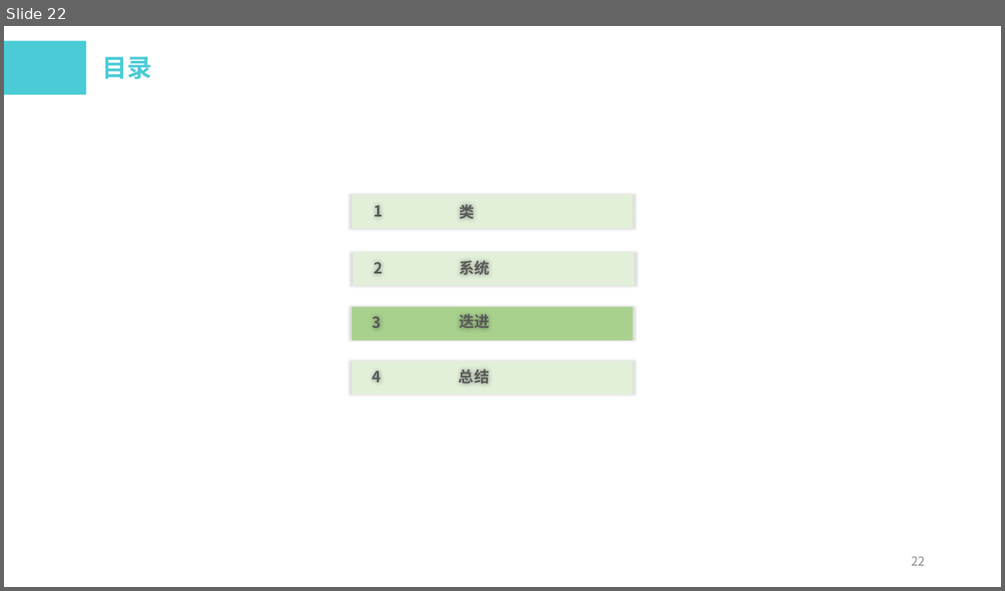
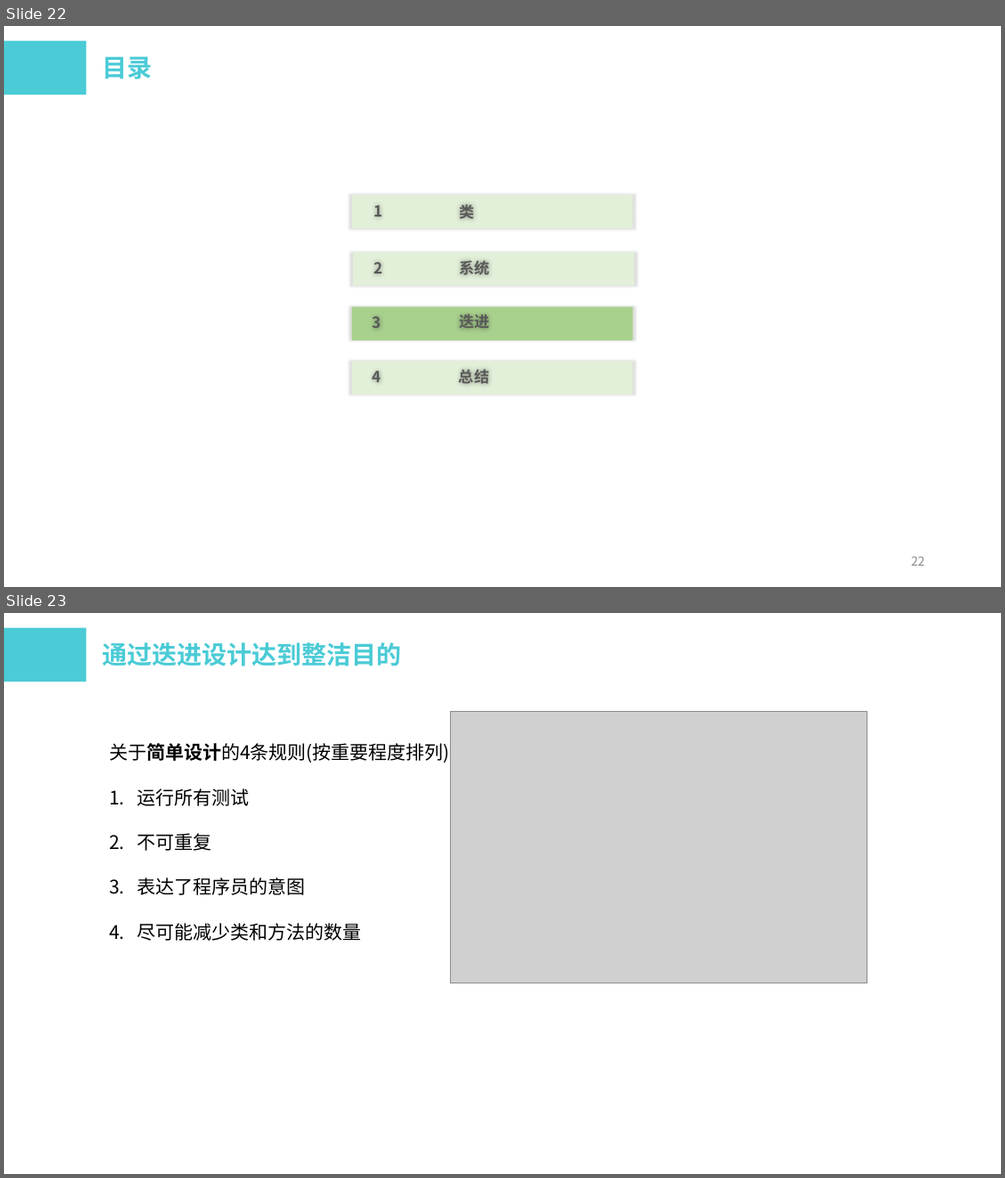
Before and after one commit to wangxm47/Transfer-folder, a slide deck: 前端学习班第4期.pptx. Shown one above the other, each under a label of ours: slide 22 before the commit, slides 22 and 23 after it. The pictures are 1005x591 and 1005x1178 pixels, drawn with LibreOffice and Linux fonts; fonts in the diff are those of the drawing; grey boxes stand for pictures; background and template pictures are left out. Boxes give left, top, right and bottom in pixels: in the first picture for what was removed or moved away, otherwise in the second. Text is boxed around its words. In the diff, an @@ line names an element or a change of style, - is before the commit and + after.

```diff
--- a/前端学习班第4期.pptx
+++ b/前端学习班第4期.pptx
@@ slide 23 added at (4,613,1001,1174), background #FFFFFF @@
@@ rectangle added at (4,628,86,682), fill #4ACBD6 @@
@@ text added at (102,642,401,666), 24 pt, text #4ACBD6, bold @@
+通过迭进设计达到整洁目的
@@ picture added at (451,711,867,983) @@
@@ text added at (109,740,455,941), 18 pt, text #000000 @@
+关于简单设计的4条规则(按重要程度排列):
+1. 运行所有测试
+2. 不可重复
+3. 表达了程序员的意图
+4. 尽可能减少类和方法的数量
```
Also in this commit, not shown: 2 slides changed, 4 other slides added, 5 slides removed.
